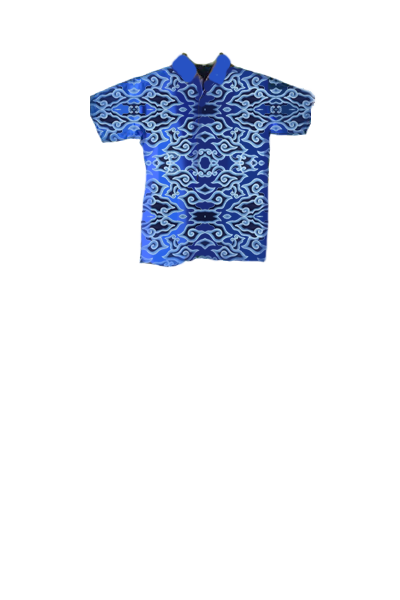
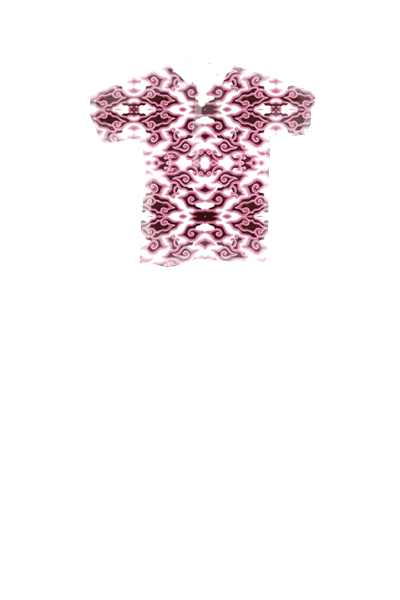
Layered file, before and after one edit (400x600). Changes by layer:
painted on "desain_3" over [90, 57, 316, 268]
hid "sarimbit_2_5 copy", painted on it over [90, 51, 316, 268]
